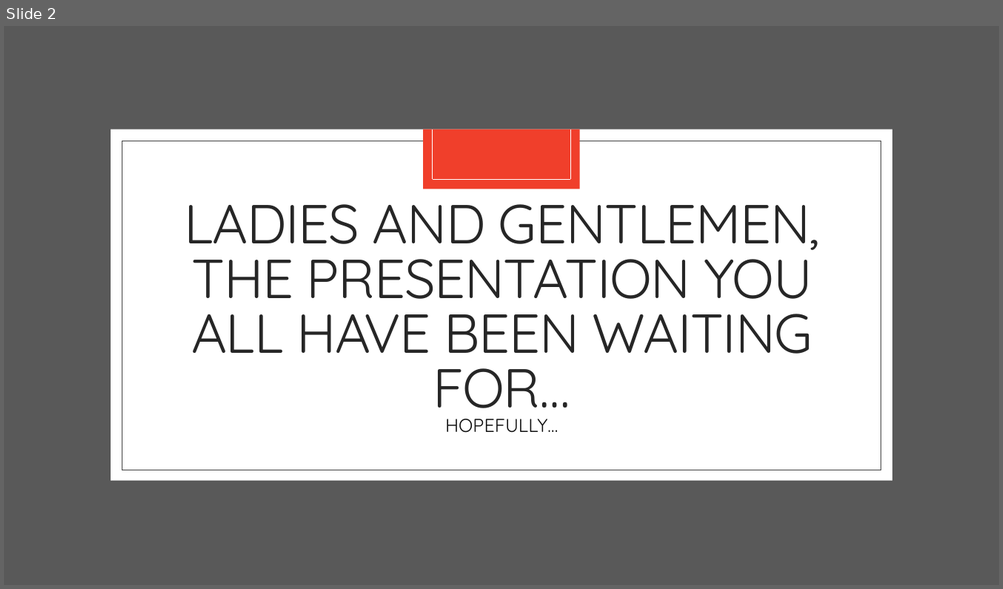
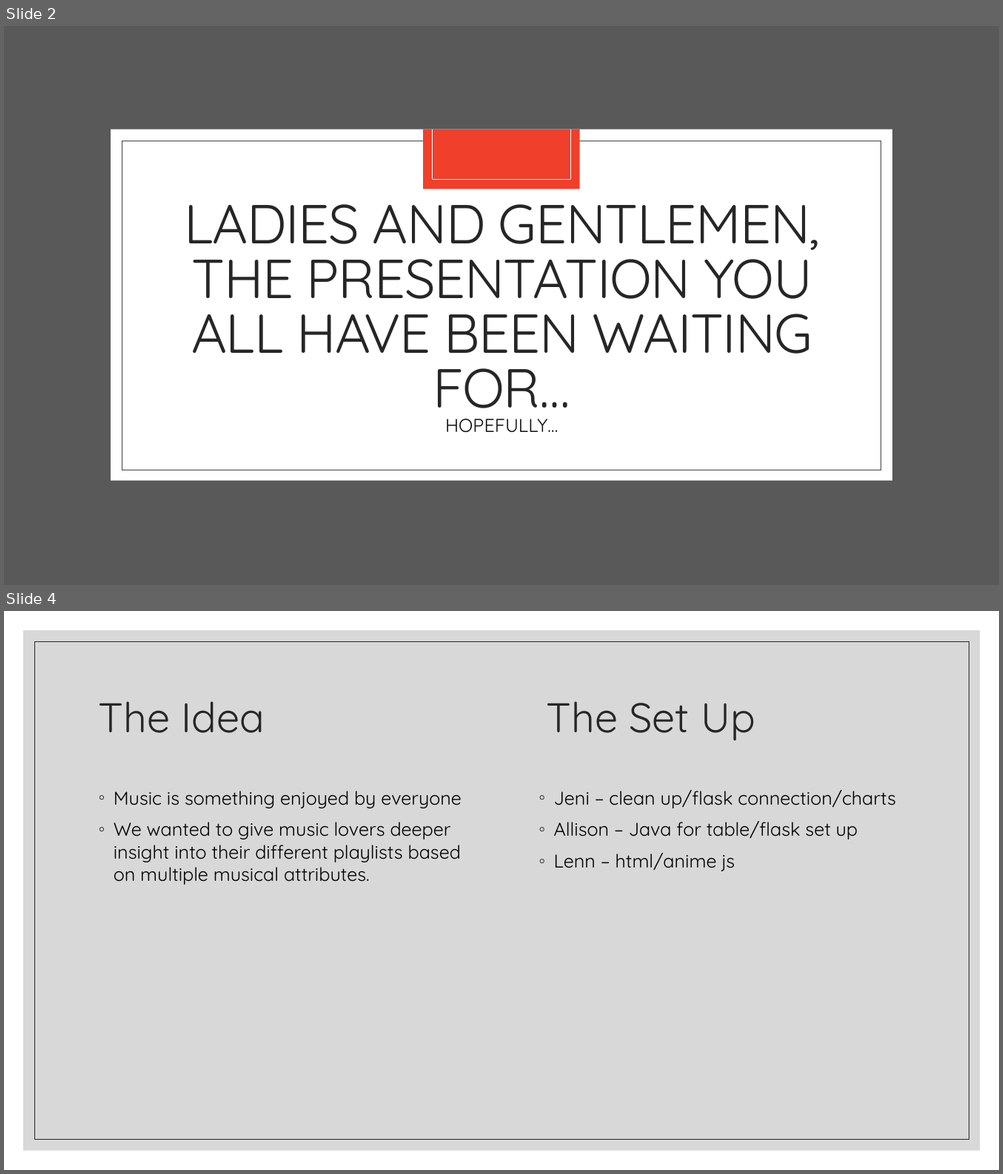
Before and after one commit to JeniLam/Spotify-Dashboard, a slide deck: gOGOGAGA.pptx. Shown one above the other, each under a label of ours: slide 2 before the commit, slides 2 and 4 after it; the slides between them are not shown. The pictures are 1003x589 and 1003x1174 pixels, drawn with LibreOffice and Linux fonts; fonts in the diff are those of the drawing. Boxes give left, top, right and bottom in pixels: in the first picture for what was removed or moved away, otherwise in the second. Text is boxed around its words. In the diff, an @@ line names an element or a change of style, - is before the commit and + after.

```diff
--- a/gOGOGAGA.pptx
+++ b/gOGOGAGA.pptx
@@ slide 4 added at (4,611,999,1170), background #FFFFFF @@
@@ rectangle added at (23,630,980,1151), fill #BFBFBF at 60% opacity @@
@@ rectangle added at (34,641,969,1140), outline #262626 0.5 pt @@
@@ title added at (99,701,755,741), 40 pt, text #262626 @@
+The Idea The Set Up
@@ text added at (114,791,461,885), 18 pt, text #000000 @@
+◦ Music is something enjoyed by everyone
+◦ We wanted to give music lovers deeper insight into their different playlists based on multiple musical attributes.
@@ text added at (554,790,896,871), 18 pt, text #000000 @@
+◦ Jeni – clean up/flask connection/charts
+◦ Allison – Java for table/flask set up
+◦ Lenn – html/anime js
```
Also in this commit, not shown: 1 slide changed, 5 other slides added, 5 slides removed.
